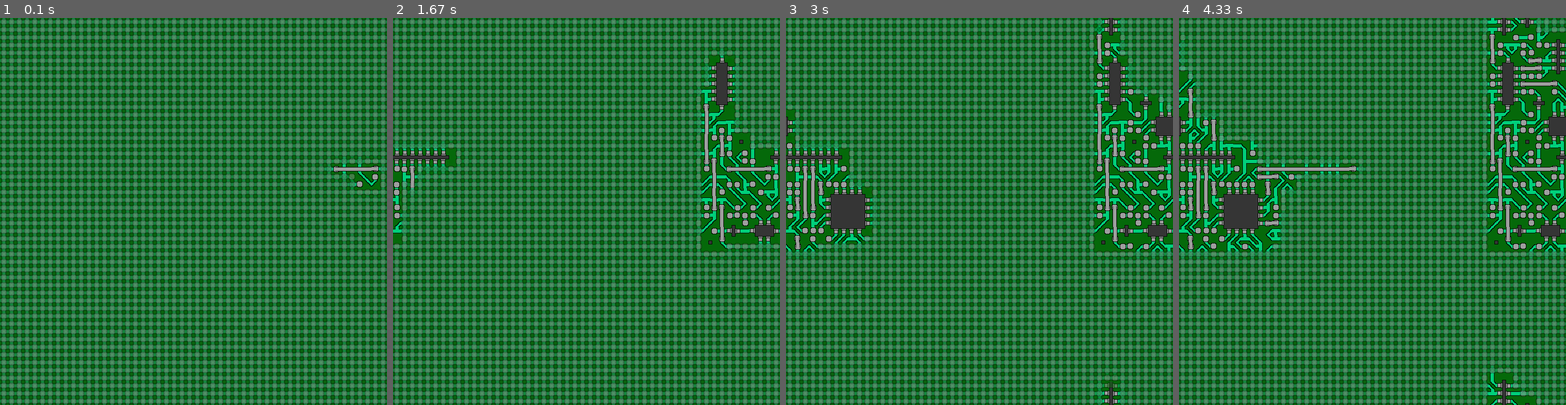
Above: before the commit, frames 1-4 (left to right).
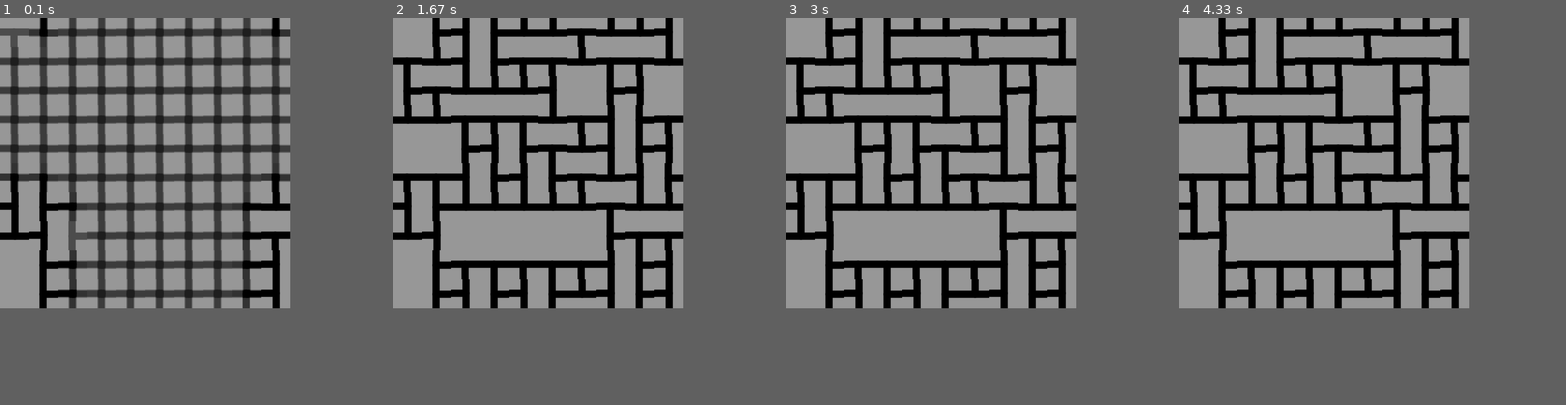
Above: after the commit, the same moments.

Repository: joolienhoolien/Wave_Function_Collapse
Game: pygame game, started from app/pygame_frontend/pygame_frontend.py
The game is run twice, just before and just after one commit, with the same random seed, the same clock (stepped at 60 frames per second) and the same inputs.
Inputs:
- Up to frame 1 (0.1 s): no input
- Up to frame 2 (1.67 s): no input
- Up to frame 3 (3 s): no input
- Up to frame 4 (4.33 s): no input
In our replay, the window is 800x800 before the commit and 600x600 after it. These sizes can differ from the game's own. Grey fills any space a smaller window leaves; there, only what the larger window draws over its background counts as a difference.

The runs differ from the first frame. In frame 1, 93% of the frame differs, in the area x 0-100%, y 0-100%; in frame 2, 90%; in frame 3, 89%; in frame 4, 87%.

Commit message:
Updated set1 and started switch to using PIL + pyqt

Diff:
--- a/app/launcher/launcher.py
+++ b/app/launcher/launcher.py
@@ -30,6 +30,8 @@
     def start(self):
         #Run wfc
         wfc = PygameFrontEnd()
+        #while not wfc.solved:
+           #wfc.solve_next()
         wfc.solve_wave()
 
 class Settings(QWidget):
--- a/app/pygame_frontend/pygame_frontend.py
+++ b/app/pygame_frontend/pygame_frontend.py
@@ -17,12 +17,14 @@
         config = configparser.ConfigParser()
         config.read("../../settings.ini")
         self.debug = config.getboolean('debug', 'DEBUG')
+        self.solved = False
 
         #Initialize pygame settings
         pygame.init()
         self.screen_width = int(config['display']['SCREEN_WIDTH'])
         self.screen_height = int(config['display']['SCREEN_HEIGHT'])
         self.display_surf = pygame.display.set_mode((self.screen_width, self.screen_height))
+        #self.display_surf = pygame.Surface((self.screen_width, self.screen_height))
         pygame.display.set_caption('Wave Function Collapse')
         self.frame_per_sec = pygame.time.Clock()
         self.fps = int(config['pygame']['FPS'])
@@ -46,28 +48,29 @@
     def solve_wave(self):
         #Solve the wave
         print("Solving...")
-        solved = False
         while True:
             for event in pygame.event.get():
                 if event.type == QUIT:
                     pygame.quit()
                     sys.exit()
-
-            if not self.solver.is_solved():
-                if self.solver.solve_next():
-                    self.sprite_group.update()
-                    self.sprite_group.draw(self.display_surf)
-                elif self.solver.fail_condition == "RESET" or self.solver.fail_condition == "RESET_FROM_FAIL":
-                    self.sprite_group = self.setup_sprites(self.solver.get_grid(), self.screen_width, self.screen_height)
-            elif not solved:
-                solved = True
-                if self.debug: print("Solved!")
+            if not self.solved:
+                self.solve_next()
 
             #Update gui after each step
+            self.frame_per_sec.tick(self.fps)
             pygame.display.flip()
-            self.frame_per_sec.tick(self.fps)
 
-            #TODO: Save the file, run again, etc
+    def solve_next(self):
+        if not self.solver.is_solved():
+            if self.solver.solve_next():
+                self.sprite_group.update()
+                self.sprite_group.draw(self.display_surf)
+            elif self.solver.fail_condition == "RESET" or self.solver.fail_condition == "RESET_FROM_FAIL":
+                self.sprite_group = self.setup_sprites(self.solver.get_grid(),
+                                                       self.screen_width, self.screen_height)
+        else:
+            self.solved = True
+            if self.debug: print("Solved!")
 
 
 if __name__ == "__main__":
--- a/base_tiles/set1/set1.json
+++ b/base_tiles/set1/set1.json
@@ -29,34 +29,12 @@
     {
       "tile_id": 2,
       "rotations": 2,
-      "nodes_to_constrain": [
-        [1,15],
-        [2,15],
-        [3,15],
-        [4,15],
-        [5,15],
-        [6,15],
-        [7,15],
-        [8,15],
-        [9,15],
-        [10,15],
-        [11,15]
-      ]
+      "nodes_to_constrain": []
     },
     {
       "tile_id": 2,
       "rotations": 0,
-      "nodes_to_constrain": [
-        [12,15],
-        [13,15],
-        [14,15],
-        [15,15],
-        [16,15],
-        [17,15],
-        [18,15],
-        [19,15],
-        [20,15]
-      ]
+      "nodes_to_constrain": []
     }
   ]
 }
--- a/settings.ini
+++ b/settings.ini
@@ -1,23 +1,23 @@
 [debug]
-debug = False
+debug = True
 
 [contradiction]
 fail_condition_options = RESET,END,RESET_FROM_FAIL
 fail_condition = RESET
 
 [display]
-screen_width = 800
-screen_height = 800
+screen_width = 600
+screen_height = 600
 
 [grid]
-grid_dim_width = 50
-grid_dim_height = 50
+grid_dim_width = 10
+grid_dim_height = 10
 
 [tiles]
 directions = up,right,down,left
 tile_set_folder = base_tiles
 tile_set_options = grass_tiles,pcb,set1,circles
-tile_set_name = pcb
+tile_set_name = set1
 default_tile = None
 
 [pygame]
